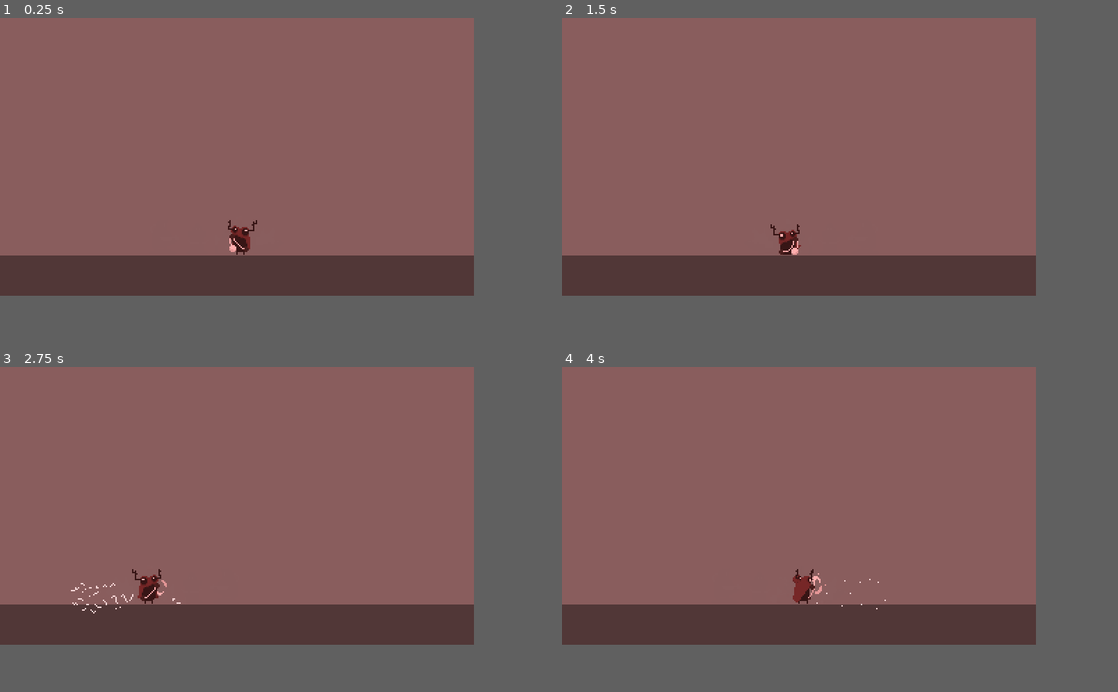
Above: before the commit, frames 1-4 (two rows, left to right).
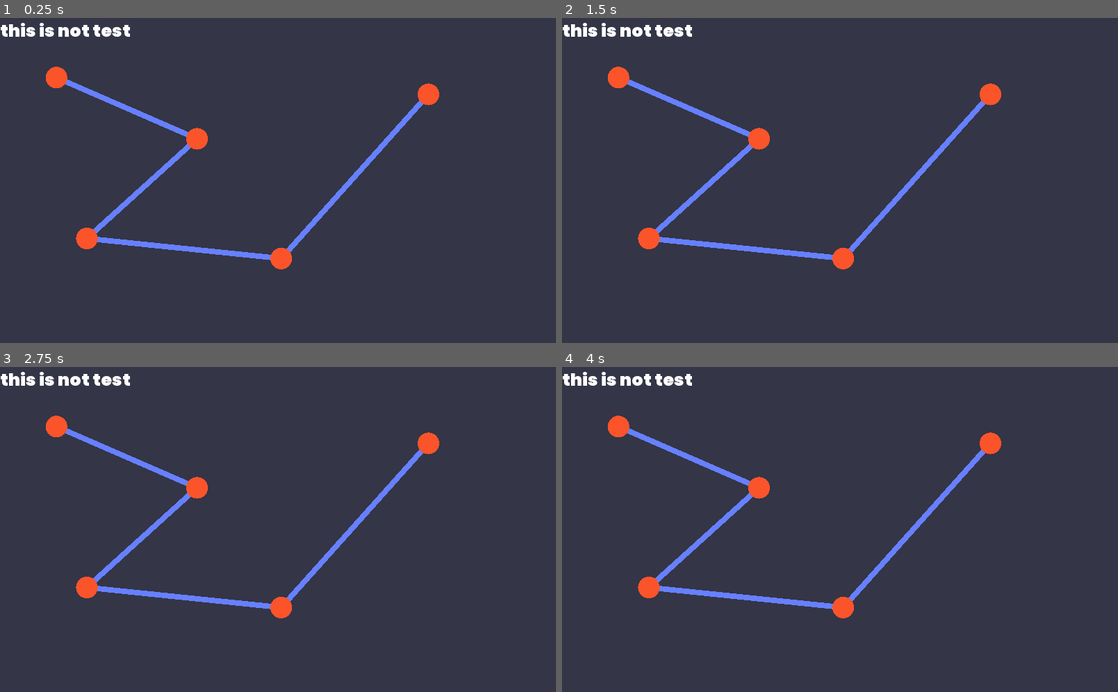
Above: after the commit, the same moments.

Repository: Nexe08/BYOG-game-jame-2022
Game: Godot game, scene res://Prefabs/Scenes/RootScene.tscn
Two runs of this game, one before a commit and one after it. Both use one fixed random seed, a clock stepped at 60 frames per second and the inputs below.
Inputs:
- Up to frame 1 (0.25 s): no input
- Up to frame 2 (1.5 s): hold Right (ui_right) 0.53-1.28 s; hold Space (space) 0.53-1.28 s; hold Left (ui_left) from 1.28 s (still down); tap Space (space) at 1.35 s
- Up to frame 3 (2.75 s): release Left (ui_left) at 2.03 s; hold Right (ui_right) from 2.03 s (still down); hold Space (space) from 2.03 s (still down)
- Up to frame 4 (4 s): release Space (space) at 2.78 s; tap Space (space) at 2.85 s; release Right (ui_right) at 3.53 s; hold Left (ui_left) from 3.53 s (still down); hold Space (space) from 3.53 s (still down)
In our replay, the window is 682x400 before the commit and 800x468 after it. These sizes can differ from the game's own. Grey fills any space a smaller window leaves; there, only what the larger window draws over its background counts as a difference.

The runs differ from the first frame. In frame 1, 73% of the frame differs, in the area x 0-86%, y 0-86%; in frame 2, 73%; in frame 3, 73%; in frame 4, 73%.

Commit message:
Implemented path and circle prefabes.

Diff:
--- /dev/null
+++ b/Prefabs/Circle.tscn
@@ -0,0 +1,8 @@
+[gd_scene load_steps=2 format=2]
+
+[ext_resource path="res://Scripts/circle.gd" type="Script" id=1]
+
+[node name="Circle" type="Node2D"]
+script = ExtResource( 1 )
+color = Color( 0.984314, 0.329412, 0.168627, 1 )
+radius = 20.0
--- a/Prefabs/Player.tscn
+++ /dev/null
@@ -1,136 +0,0 @@
-[gd_scene load_steps=29 format=2]
-
-[ext_resource path="res://Ball and Chain Bot/attack.png" type="Texture" id=1]
-[ext_resource path="res://Ball and Chain Bot/run.png" type="Texture" id=2]
-[ext_resource path="res://Ball and Chain Bot/idle.png" type="Texture" id=3]
-[ext_resource path="res://Scripts/player.gd" type="Script" id=4]
-
-[sub_resource type="CapsuleShape2D" id=23]
-radius = 5.0
-height = 8.0
-
-[sub_resource type="AtlasTexture" id=1]
-atlas = ExtResource( 1 )
-region = Rect2( 0, 0, 126, 39 )
-
-[sub_resource type="AtlasTexture" id=2]
-atlas = ExtResource( 1 )
-region = Rect2( 0, 39, 126, 39 )
-
-[sub_resource type="AtlasTexture" id=3]
-atlas = ExtResource( 1 )
-region = Rect2( 0, 78, 126, 39 )
-
-[sub_resource type="AtlasTexture" id=4]
-atlas = ExtResource( 1 )
-region = Rect2( 0, 117, 126, 39 )
-
-[sub_resource type="AtlasTexture" id=5]
-atlas = ExtResource( 1 )
-region = Rect2( 0, 156, 126, 39 )
-
-[sub_resource type="AtlasTexture" id=6]
-atlas = ExtResource( 1 )
-region = Rect2( 0, 195, 126, 39 )
-
-[sub_resource type="AtlasTexture" id=7]
-atlas = ExtResource( 1 )
-region = Rect2( 0, 234, 126, 39 )
-
-[sub_resource type="AtlasTexture" id=8]
-atlas = ExtResource( 1 )
-region = Rect2( 0, 273, 126, 39 )
-
-[sub_resource type="AtlasTexture" id=9]
-atlas = ExtResource( 3 )
-region = Rect2( 0, 0, 126, 39 )
-
-[sub_resource type="AtlasTexture" id=10]
-atlas = ExtResource( 3 )
-region = Rect2( 0, 39, 126, 39 )
-
-[sub_resource type="AtlasTexture" id=11]
-atlas = ExtResource( 3 )
-region = Rect2( 0, 78, 126, 39 )
-
-[sub_resource type="AtlasTexture" id=12]
-atlas = ExtResource( 3 )
-region = Rect2( 0, 117, 126, 39 )
-
-[sub_resource type="AtlasTexture" id=13]
-atlas = ExtResource( 3 )
-region = Rect2( 0, 156, 126, 39 )
-
-[sub_resource type="AtlasTexture" id=14]
-atlas = ExtResource( 2 )
-region = Rect2( 0, 0, 126, 39 )
-
-[sub_resource type="AtlasTexture" id=15]
-atlas = ExtResource( 2 )
-region = Rect2( 0, 39, 126, 39 )
-
-[sub_resource type="AtlasTexture" id=16]
-atlas = ExtResource( 2 )
-region = Rect2( 0, 78, 126, 39 )
-
-[sub_resource type="AtlasTexture" id=17]
-atlas = ExtResource( 2 )
-region = Rect2( 0, 117, 126, 39 )
-
-[sub_resource type="AtlasTexture" id=18]
-atlas = ExtResource( 2 )
-region = Rect2( 0, 156, 126, 39 )
-
-[sub_resource type="AtlasTexture" id=19]
-atlas = ExtResource( 2 )
-region = Rect2( 0, 195, 126, 39 )
-
-[sub_resource type="AtlasTexture" id=20]
-atlas = ExtResource( 2 )
-region = Rect2( 0, 234, 126, 39 )
-
-[sub_resource type="AtlasTexture" id=21]
-atlas = ExtResource( 2 )
-region = Rect2( 0, 273, 126, 39 )
-
-[sub_resource type="SpriteFrames" id=22]
-animations = [ {
-"frames": [ SubResource( 1 ), SubResource( 2 ), SubResource( 3 ), SubResource( 4 ), SubResource( 5 ), SubResource( 6 ), SubResource( 7 ), SubResource( 8 ) ],
-"loop": true,
-"name": "attack",
-"speed": 8.0
-}, {
-"frames": [ SubResource( 9 ), SubResource( 10 ), SubResource( 11 ), SubResource( 12 ), SubResource( 13 ) ],
-"loop": true,
-"name": "idle",
-"speed": 8.0
-}, {
-"frames": [ SubResource( 14 ), SubResource( 15 ), SubResource( 16 ), SubResource( 17 ), SubResource( 18 ), SubResource( 19 ), SubResource( 20 ), SubResource( 21 ) ],
-"loop": true,
-"name": "run",
-"speed": 8.0
-} ]
-
-[sub_resource type="RectangleShape2D" id=24]
-extents = Vector2( 23.5, 5 )
-
-[node name="Player" type="KinematicBody2D"]
-script = ExtResource( 4 )
-
-[node name="CollisionShape2D" type="CollisionShape2D" parent="."]
-position = Vector2( 0, -9 )
-shape = SubResource( 23 )
-
-[node name="AnimatedSprite" type="AnimatedSprite" parent="."]
-position = Vector2( -3, -12 )
-frames = SubResource( 22 )
-animation = "attack"
-frame = 2
-playing = true
-
-[node name="MaleeRange" type="Area2D" parent="."]
-position = Vector2( 29, -9 )
-
-[node name="CollisionShape2D" type="CollisionShape2D" parent="MaleeRange"]
-position = Vector2( 0.5, 0 )
-shape = SubResource( 24 )
--- a/Prefabs/Scenes/RootScene.tscn
+++ b/Prefabs/Scenes/RootScene.tscn
@@ -1,30 +1,35 @@
-[gd_scene load_steps=4 format=2]
+[gd_scene load_steps=5 format=2]
 
-[ext_resource path="res://bg.png" type="Texture" id=1]
-[ext_resource path="res://Prefabs/Player.tscn" type="PackedScene" id=2]
+[ext_resource path="res://Prefabs/Circle.tscn" type="PackedScene" id=1]
+[ext_resource path="res://Scripts/path.gd" type="Script" id=2]
+[ext_resource path="res://Assets/Fonts/Poppins-Black.ttf" type="DynamicFontData" id=3]
 
-[sub_resource type="RectangleShape2D" id=1]
-extents = Vector2( 182.5, 10 )
+[sub_resource type="DynamicFont" id=1]
+size = 32
+font_data = ExtResource( 3 )
 
 [node name="RootScene" type="Node2D"]
 
-[node name="Bg" type="Sprite" parent="."]
-position = Vector2( 171, 100 )
-scale = Vector2( 3.34579, 2.57831 )
-texture = ExtResource( 1 )
+[node name="Label" type="Label" parent="."]
+margin_right = 270.0
+margin_bottom = 106.0
+custom_fonts/font = SubResource( 1 )
+text = "this is not test"
 
-[node name="Ground" type="StaticBody2D" parent="."]
-position = Vector2( 167, 180 )
+[node name="Path" type="Line2D" parent="."]
+script = ExtResource( 2 )
 
-[node name="CollisionShape2D" type="CollisionShape2D" parent="Ground"]
-position = Vector2( 0.5, 0 )
-shape = SubResource( 1 )
+[node name="Circle" parent="Path" instance=ExtResource( 1 )]
+position = Vector2( 104, 110 )
 
-[node name="Sprite" type="Sprite" parent="Ground"]
-modulate = Color( 0.59, 0.59, 0.59, 1 )
-position = Vector2( 5, 16.25 )
-scale = Vector2( 3.53271, 0.608434 )
-texture = ExtResource( 1 )
+[node name="Circle2" parent="Path" instance=ExtResource( 1 )]
+position = Vector2( 363, 223 )
 
-[node name="Player" parent="." instance=ExtResource( 2 )]
-position = Vector2( 173, 162 )
+[node name="Circle3" parent="Path" instance=ExtResource( 1 )]
+position = Vector2( 160, 407 )
+
+[node name="Circle4" parent="Path" instance=ExtResource( 1 )]
+position = Vector2( 518, 444 )
+
+[node name="Circle5" parent="Path" instance=ExtResource( 1 )]
+position = Vector2( 789, 141 )
--- /dev/null
+++ b/Scripts/circle.gd
@@ -0,0 +1,13 @@
+tool
+extends Node2D
+
+export (Color) var color
+export (float) var radius = 5
+
+
+func _process(delta: float) -> void:
+	update()
+
+
+func _draw() -> void:
+	draw_circle(Vector2.ZERO, radius, color)
--- /dev/null
+++ b/Scripts/path.gd
@@ -0,0 +1,9 @@
+extends Line2D
+
+
+onready var stop_point = get_children()
+
+
+func _ready() -> void:
+	for child in stop_point:
+		add_point(child.global_position)
--- a/Scripts/player.gd
+++ /dev/null
@@ -1,52 +0,0 @@
-extends KinematicBody2D
-
-enum states {idle, run, attack}
-var current_state = states.idle
-
-export var speed := 100
-export var gravity := 600
-var velocity := Vector2.ZERO
-
-onready var anim = $AnimatedSprite
-onready var malee_range_collision_shape = $MaleeRange/CollisionShape2D
-
-
-func _physics_process(delta: float) -> void:
-	_state_change_condition()
-	_state_logic(delta)
-	velocity.y += gravity * delta
-	velocity = move_and_slide(velocity, Vector2.UP)
-
-
-func _state_change_condition():
-	if _horizontal_input_direction() != 0:
-		current_state = states.run
-	else:
-		current_state = states.idle
-
-	if Input.is_action_pressed("space"):
-		current_state = states.attack
-
-
-
-func _state_logic(delta):
-	match current_state:
-		states.idle:
-			malee_range_collision_shape.call_deferred("set_disabled", true)
-			velocity.x = lerp(velocity.x, 0, 8 * delta)
-			anim.play("idle")
-
-		states.run:
-			malee_range_collision_shape.call_deferred("set_disabled", true)
-			velocity.x = lerp(velocity.x, speed * _horizontal_input_direction(), 5 * delta)
-			anim.scale.x = _horizontal_input_direction()
-			anim.play("run")
-
-		states.attack:
-			malee_range_collision_shape.call_deferred("set_disabled", false)
-			velocity.x = lerp(velocity.x, 0, 8 * delta)
-			anim.play("attack")
-
-
-func _horizontal_input_direction():
-	return Input.get_action_strength("ui_right") - Input.get_action_strength("ui_left")
--- a/project.godot
+++ b/project.godot
@@ -16,8 +16,6 @@
 
 [display]
 
-window/size/width=341
-window/size/height=200
 window/stretch/mode="2d"
 window/stretch/aspect="keep"
 
@@ -42,5 +40,5 @@
 quality/driver/driver_name="GLES2"
 vram_compression/import_etc=true
 vram_compression/import_etc2=false
+environment/default_clear_color=Color( 0.203922, 0.207843, 0.27451, 1 )
 environment/default_environment="res://default_env.tres"
-environment/default_clear_color=Color( 0.266667, 0.180392, 0.180392, 1 )
Not shown, changed: .mono/metadata/ide_messaging_meta.txt
Binary file added: Assets/Fonts/Poppins-Black.ttf
Binary file removed: Ball and Chain Bot/attack.png
Not shown, removed: Ball and Chain Bot/attack.png.import
Binary file removed: Ball and Chain Bot/charge.png
Not shown, removed: Ball and Chain Bot/charge.png.import
Binary file removed: Ball and Chain Bot/death.png
Not shown, removed: Ball and Chain Bot/death.png.import
Binary file removed: Ball and Chain Bot/hit.png
Not shown, removed: Ball and Chain Bot/hit.png.import
Binary file removed: Ball and Chain Bot/idle.png
Not shown, removed: Ball and Chain Bot/idle.png.import
(and 7 more such lines)
